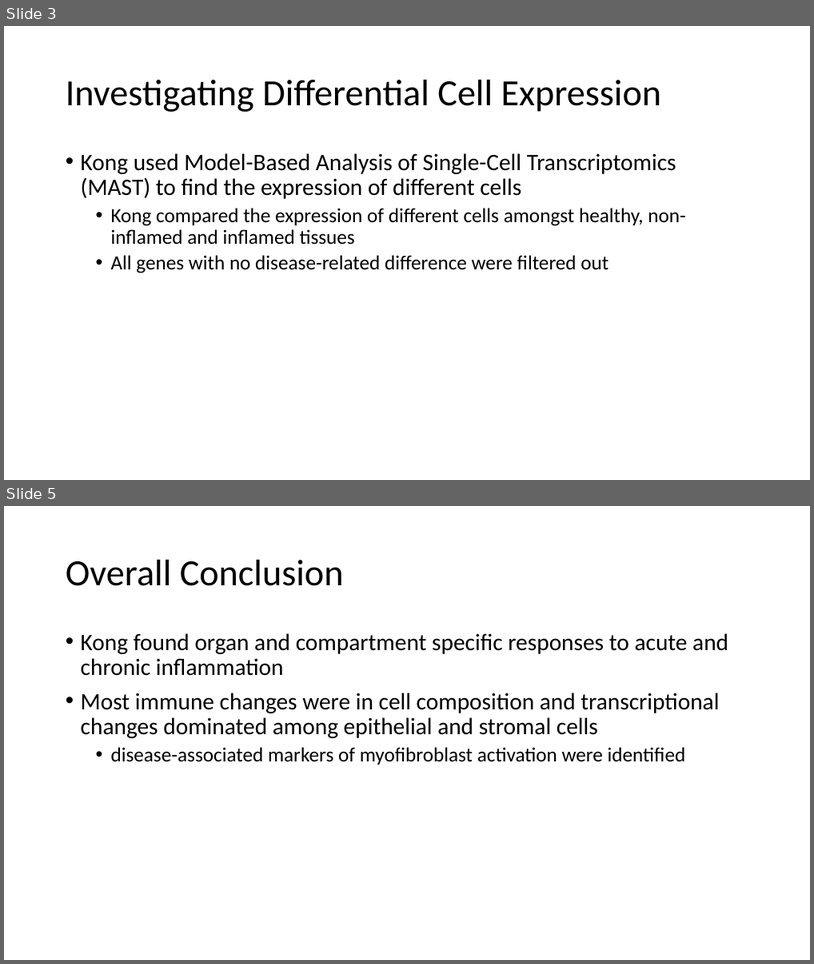
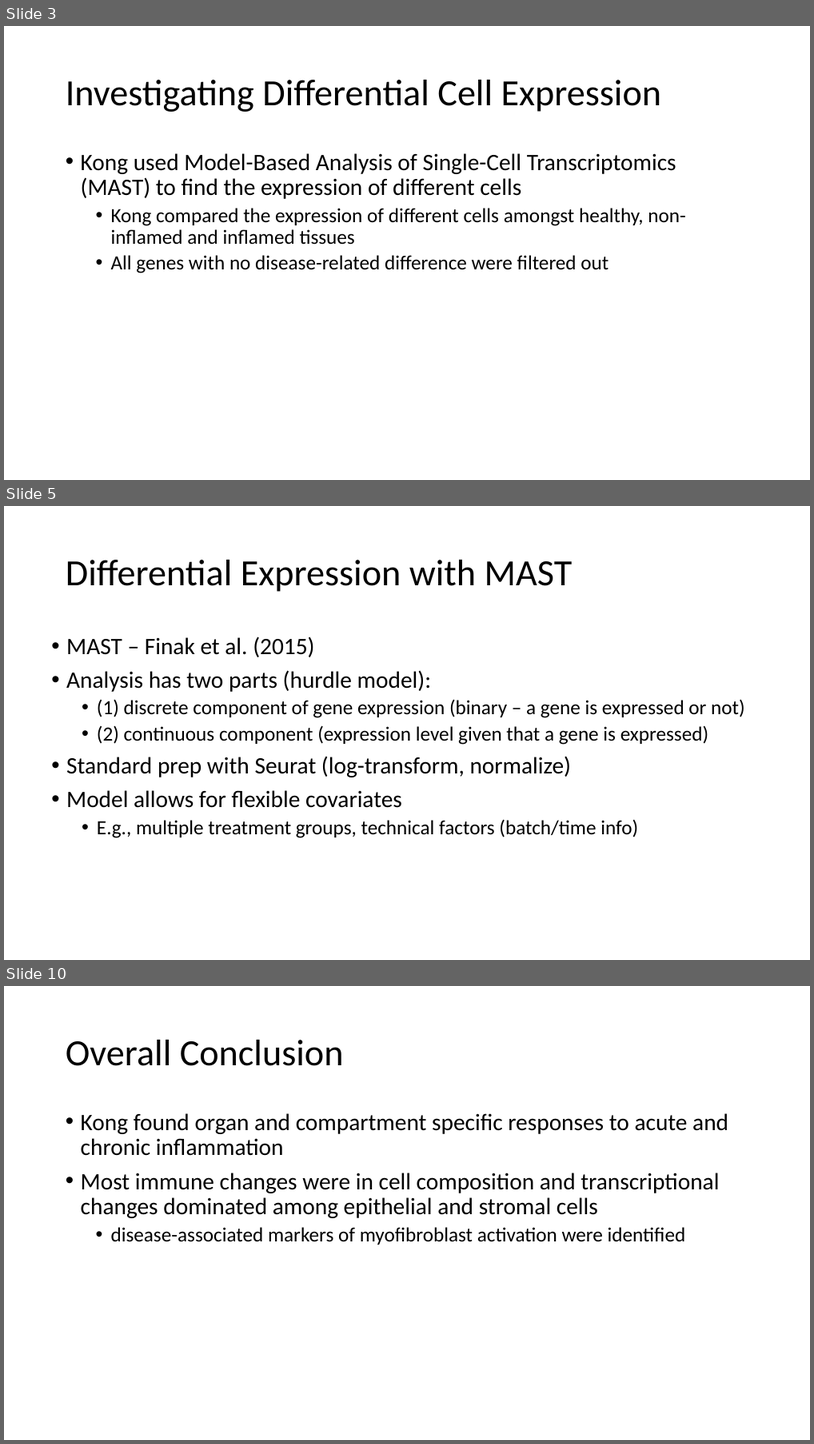
Before and after one commit to anthonylopes54/CPSC-445, a slide deck: cpsc445Presentation.pptx. Shown one above the other, each under a label of ours: slides 3 and 5 before the commit, slides 3, 5 and 10 after it; the slides between them are not shown. The pictures are 814x964 and 814x1444 pixels, drawn with LibreOffice and Linux fonts; fonts in the diff are those of the drawing. Boxes give left, top, right and bottom in pixels: in the first picture for what was removed or moved away, otherwise in the second. Text is boxed around its words. In the diff, an @@ line names an element or a change of style, - is before the commit and + after.

```diff
--- a/cpsc445Presentation.pptx
+++ b/cpsc445Presentation.pptx
@@ slide 5 added at [4, 506, 810, 960], background #FFFFFF @@
@@ title added at [66, 560, 573, 592], 44 pt, text #000000 @@
+Differential Expression with MAST
@@ text added at [66, 636, 746, 838], 24 pt, text #000000 @@
+• MAST – Finak et al. (2015)
+• Analysis has two parts (hurdle model):
+  • (1) discrete component of gene expression (binary – a gene is expressed or not)
+  • (2) continuous component (expression level given that a gene is expressed)
+• Standard prep with Seurat (log-transform, normalize)
+• Model allows for flexible covariates
+  • E.g., multiple treatment groups, technical factors (batch/time info)
@@ what was slide 5 is now slide 10 @@
```
Also in this commit, not shown: 1 slide changed, 4 other slides added, 1 other file.
